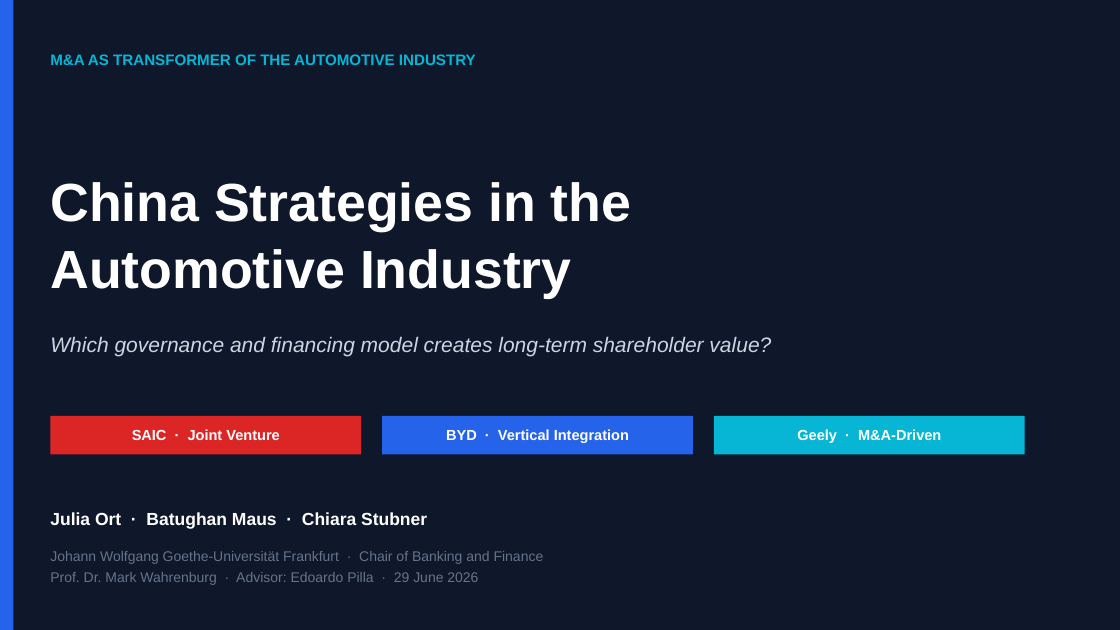
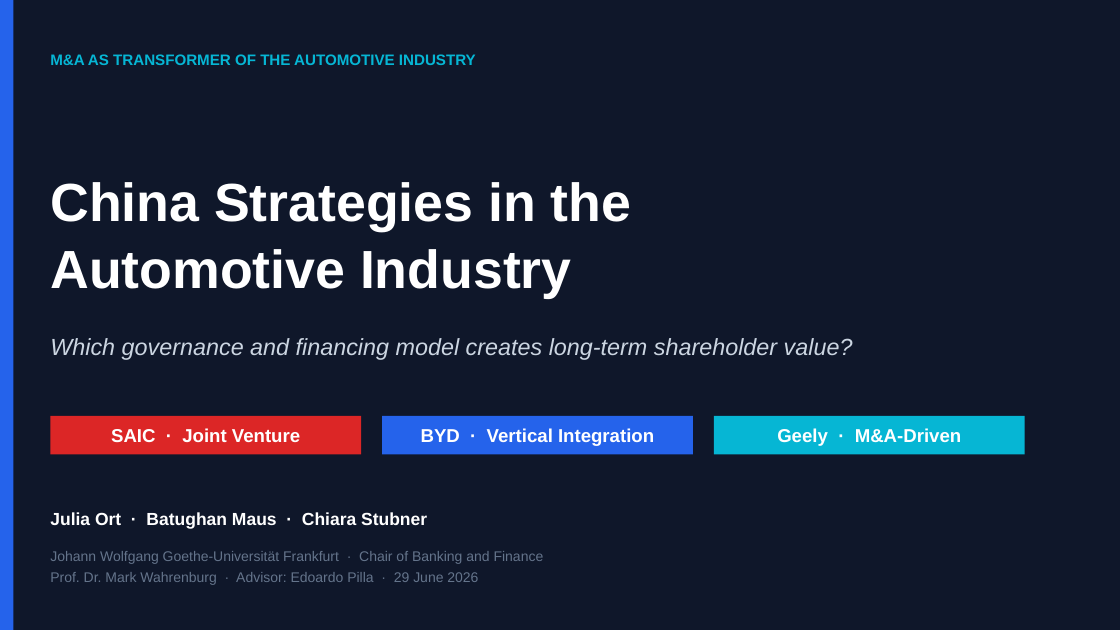
Before and after one commit to mickeymousehacker/CHINA-seminar-paper, a slide deck: slide 1 of research/presentation/China-Strategies-Presentation-FINAL.pptx. Drawn at 1120x630 pixels with LibreOffice and Linux fonts; fonts in the diff are those of the drawing. Boxes give left, top, right and bottom in pixels: in the first picture for what was removed or moved away, otherwise in the second. Text is boxed around its words. In the diff, an @@ line names an element or a change of style, - is before the commit and + after.

```diff
--- a/research/presentation/China-Strategies-Presentation-FINAL.pptx
+++ b/research/presentation/China-Strategies-Presentation-FINAL.pptx
@@ text "Which governance and financing model ..." at [50, 338, 853, 360]: size 18 to 20 pt @@
@@ text "SAIC · Joint Venture": place and size @@
-text "SAIC · Joint Venture" at [132, 429, 279, 440]
+text "SAIC · Joint Venture" at [111, 428, 300, 442]
@@ text "BYD · Vertical Integration": place and size @@
-text "BYD · Vertical Integration" at [446, 429, 629, 443]
+text "BYD · Vertical Integration" at [421, 428, 654, 446]
@@ size 12.5 to 16 pt in 3 elements at [111, 428, 300, 442], [421, 428, 654, 446], [777, 428, 961, 446] @@
@@ text "Geely · M&A-Driven": place and size @@
-text "Geely · M&A-Driven" at [797, 429, 941, 443]
+text "Geely · M&A-Driven" at [777, 428, 961, 446]
```
Also in this commit, not shown: 19 other slides changed.
